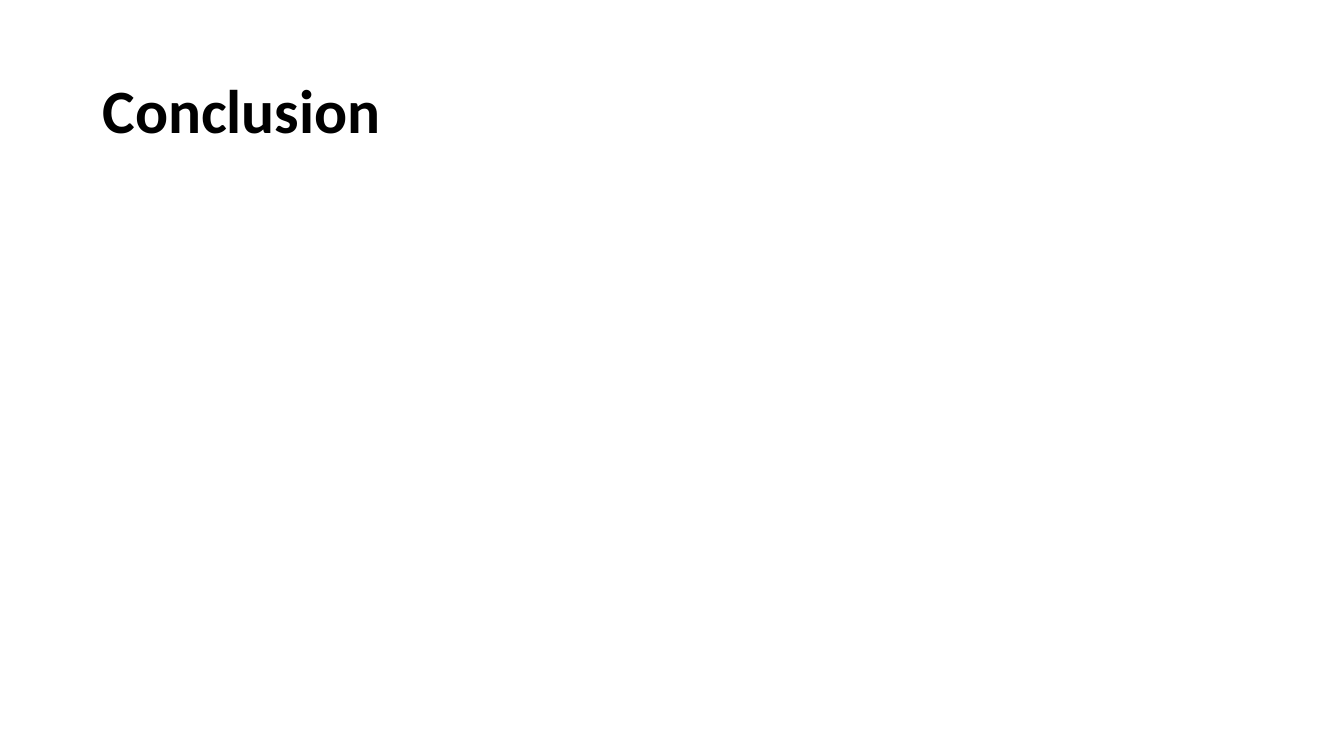
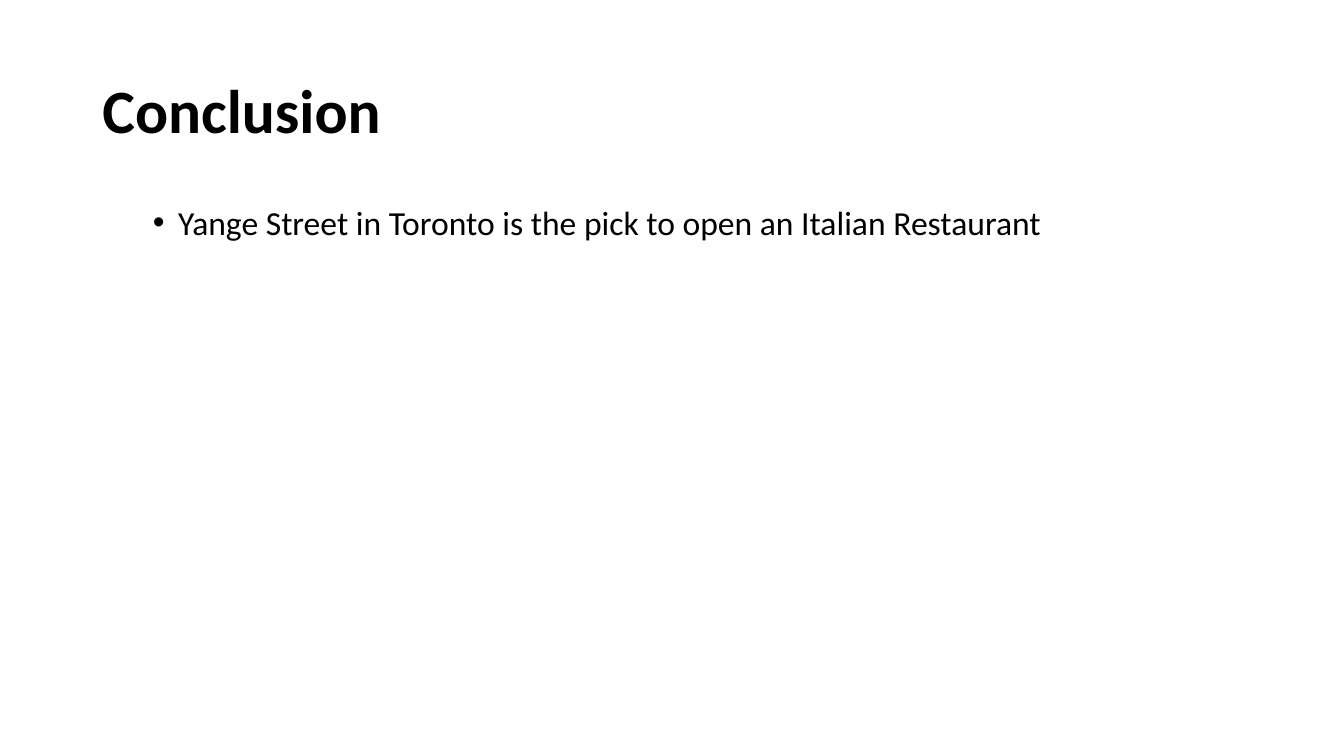
Before and after one commit to sriram-77/Coursera_Capstone, a slide deck: slide 7 of Project - Capstone.pptx. Drawn at 1344x756 pixels with LibreOffice and Linux fonts; fonts in the diff are those of the drawing. Boxes give left, top, right and bottom in pixels: in the first picture for what was removed or moved away, otherwise in the second. Text is boxed around its words. In the diff, an @@ line names an element or a change of style, - is before the commit and + after.

```diff
--- a/Project - Capstone.pptx
+++ b/Project - Capstone.pptx
@@ text added at box(178, 211, 1040, 241), 24 pt, text #000000 @@
+  • Yange Street in Toronto is the pick to open an Italian Restaurant
```
